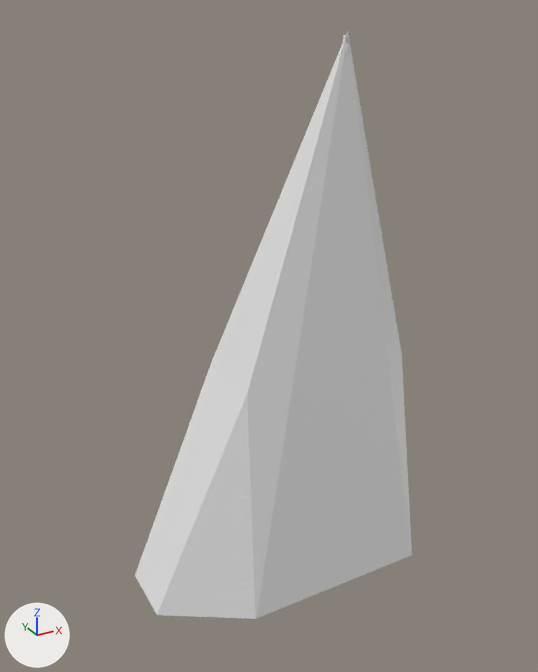
Renders of the Blender file ft-viggen/viggen.blend from each side of a commit.
Camera for both pictures: a camera (50 mm lens) standing at (-208.0, -271.0, 256.0) and looking at (-60.0, -2.0, 121.0). The axes (+X, +Y, +Z) are drawn at lower left. The lights are the same throughout.

The first picture shows 'nose cone'.
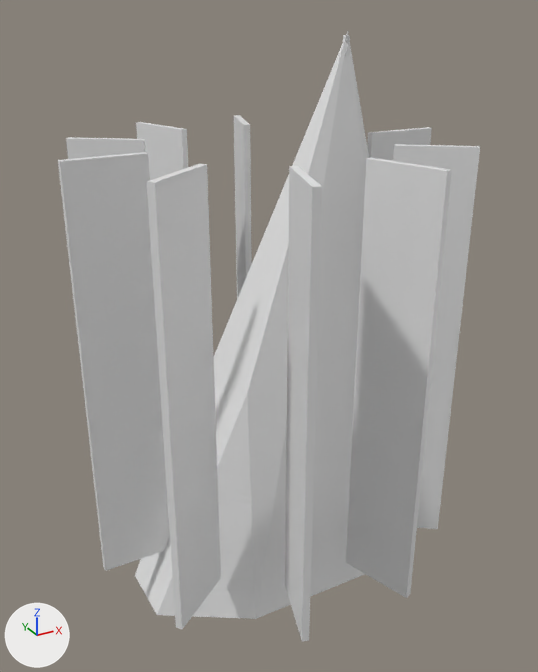
Commit message: ready to add slices

ob_cube_slice_empty is not drawn itself; it is used by a modifier of ob_cube_slice.

What changed in the scene script:
```text
Add me_cube_010:
    me_cube_010.from_pydata([(17.0, -1.0, -92.0), (17.0, -1.0, 92.0), (-17.0, -2.0, -92.0), (-17.0, -2.0, 92.0), (17.0, 2.0, -92.0), (17.0, 2.0, 92.0), (-17.0, 1.0, -92.0), (-17.0, 1.0, 92.0)], [], [(1, 3, 2, 0), (3, 7, 6, 2), (7, 5, 4, 6), (5, 1, 0, 4), (0, 2, 6, 4), (5, 7, 3, 1)])
Add ob_cube_slice:
    ob_cube_slice = bpy.data.objects.new('Cube.slice', me_cube_010)
    ob_cube_slice.location = (-115.0, 39.8, 115.0)
    ob_cube_slice.rotation_euler = (0.0, 0.0, -0.628)  # degrees (0, 0, -36)
    _m = ob_cube_slice.modifiers.new('Array', 'ARRAY')
    _m.count = 10
    _m.constant_offset_displace = (0.0, 0.0, 0.0)
    _m.relative_offset_displace = (0.0, 1.0, 0.0)
    _m.use_object_offset = True
    _m.offset_object = ob_cube_slice_empty
Add ob_cube_slice_empty:
    ob_cube_slice_empty = bpy.data.objects.new('Cube.slice empty', None)
    ob_cube_slice_empty.location = (-129.8, -2.283, 115.0)
```

What differs and where, as boxes (x1, y1, x2, y2) in the pictures (538 x 672 px):
'Cube.slice', added
    after: (58, 115, 480, 642)
